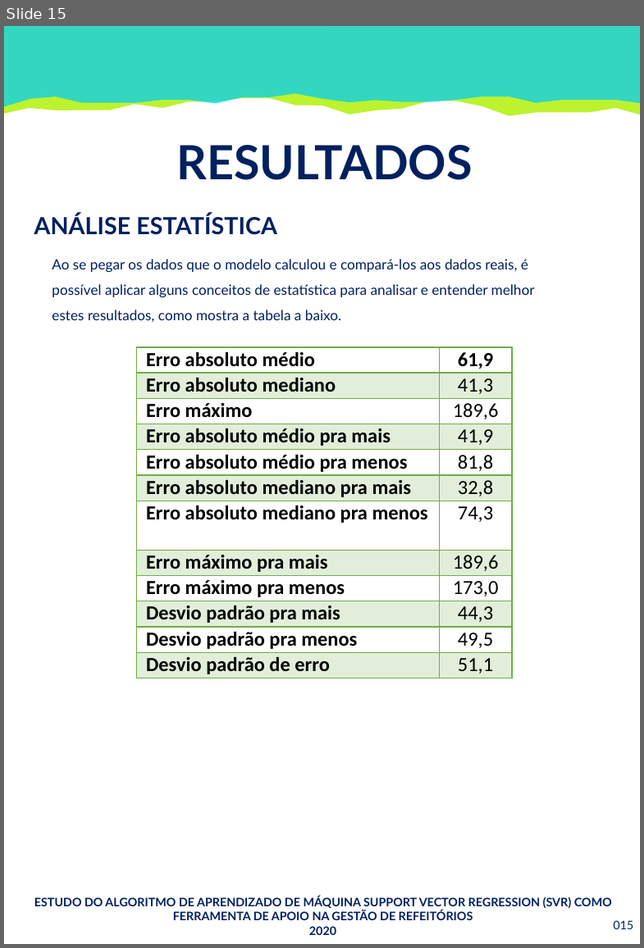
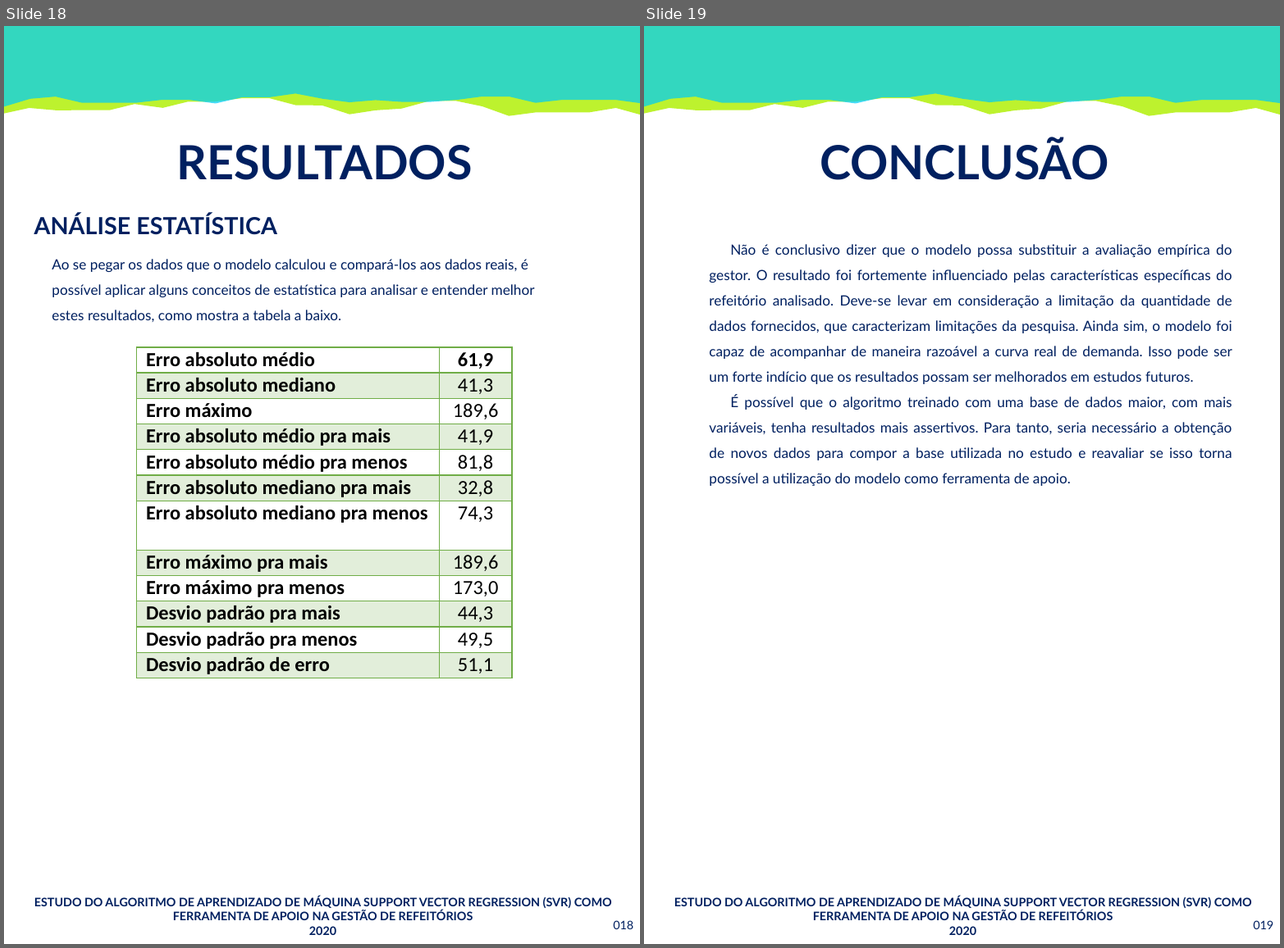
Before and after one commit to SrMartis/TCC1, a slide deck: Relatório Técnico - Revisão.pptx. Shown side by side, each under a label of ours: slide 15 before the commit, slides 18 and 19 after it. The pictures are 644x948 and 1284x948 pixels, drawn with LibreOffice and Linux fonts; fonts in the diff are those of the drawing. Boxes give left, top, right and bottom in pixels: in the first picture for what was removed or moved away, otherwise in the second. Text is boxed around its words. In the diff, an @@ line names an element or a change of style, - is before the commit and + after.

```diff
--- a/Relatório Técnico - Revisão.pptx
+++ b/Relatório Técnico - Revisão.pptx
@@ slide 19 added at bbox=[644, 26, 1280, 944], background #FFFFFF @@
@@ freeform shape added at bbox=[644, 26, 1280, 116], fill #AFF000 at 82% opacity @@
@@ freeform shape added at bbox=[644, 26, 1280, 107], fill #00CEF6 at 73% opacity @@
@@ text added at bbox=[819, 138, 1108, 180], 40 pt, text #002060, bold @@
+CONCLUSÃO
@@ text added at bbox=[709, 244, 1232, 486], 12 pt, text #002060 @@
+Não é conclusivo dizer que o modelo possa substituir a avaliação empírica do gestor. O resultado foi fortemente influenciado pelas características específicas do refeitório analisado. Deve-se levar em consideração a limitação da quantidade de dados fornecidos, que caracterizam limitações da pesquisa. Ainda sim, o modelo foi capaz de acompanhar de maneira razoável a curva real de demanda. Isso pode ser um forte indício que os resultados possam ser melhorados em estudos futuros.
+É possível que o algoritmo treinado com uma base de dados maior, com mais variáveis, tenha resultados mais assertivos. Para tanto, seria necessário a obtenção de novos dados para compor a base utilizada no estudo e reavaliar se isso torna possível a utilização do modelo como ferramenta de apoio.
@@ text added at bbox=[674, 896, 1252, 935], 10 pt, text #002060, bold @@
+ESTUDO DO ALGORITMO DE APRENDIZADO DE MÁQUINA SUPPORT VECTOR REGRESSION (SVR) COMO FERRAMENTA DE APOIO NA GESTÃO DE REFEITÓRIOS
+2020
@@ page number added at bbox=[1252, 921, 1273, 930], 10 pt, text #002060 @@
+019
@@ what was slide 15 is now slide 18 @@
@@ page number at bbox=[612, 921, 633, 930]: text changed @@
-015
+018
```
Also in this commit, not shown: 8 slides changed, 3 other slides added.
